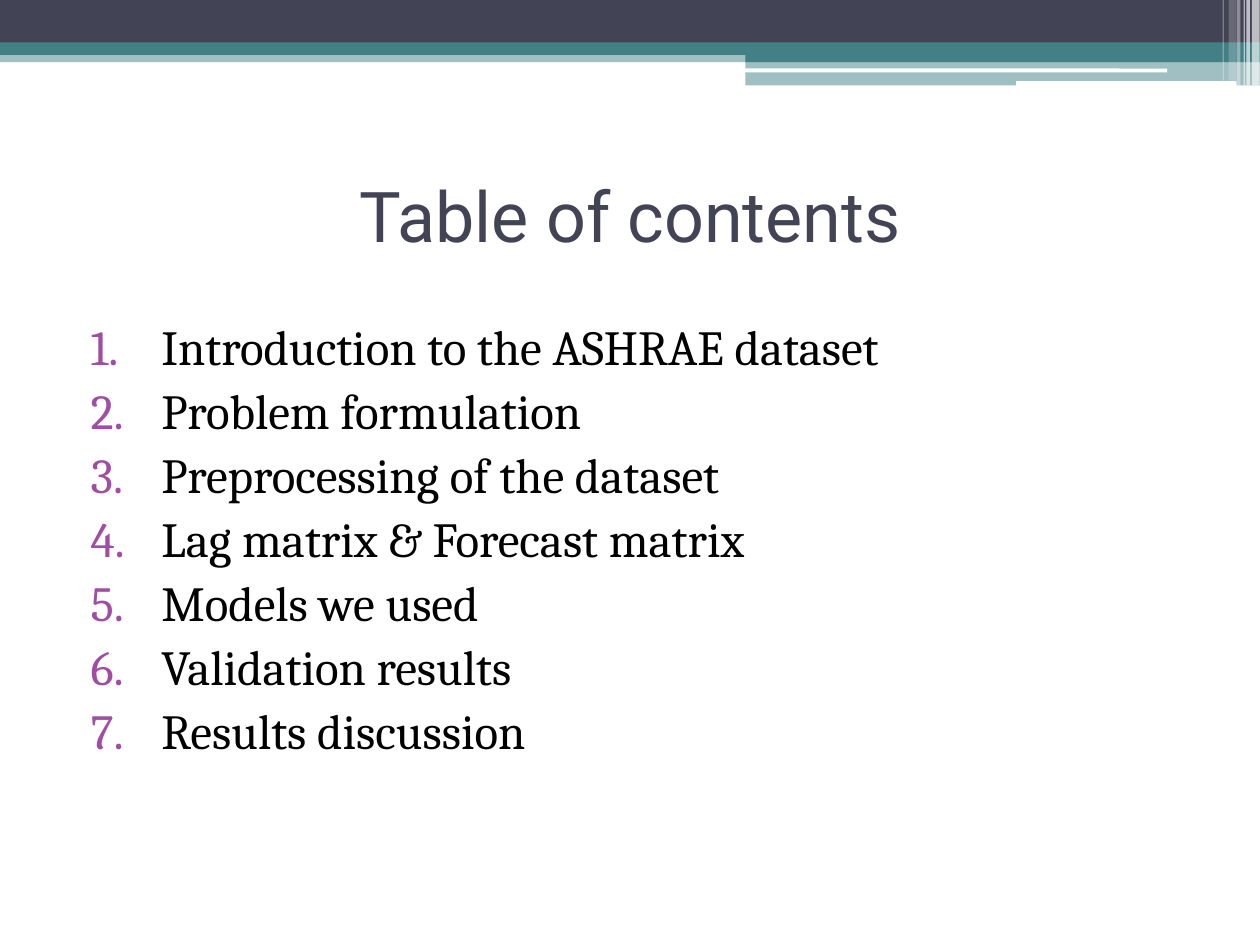
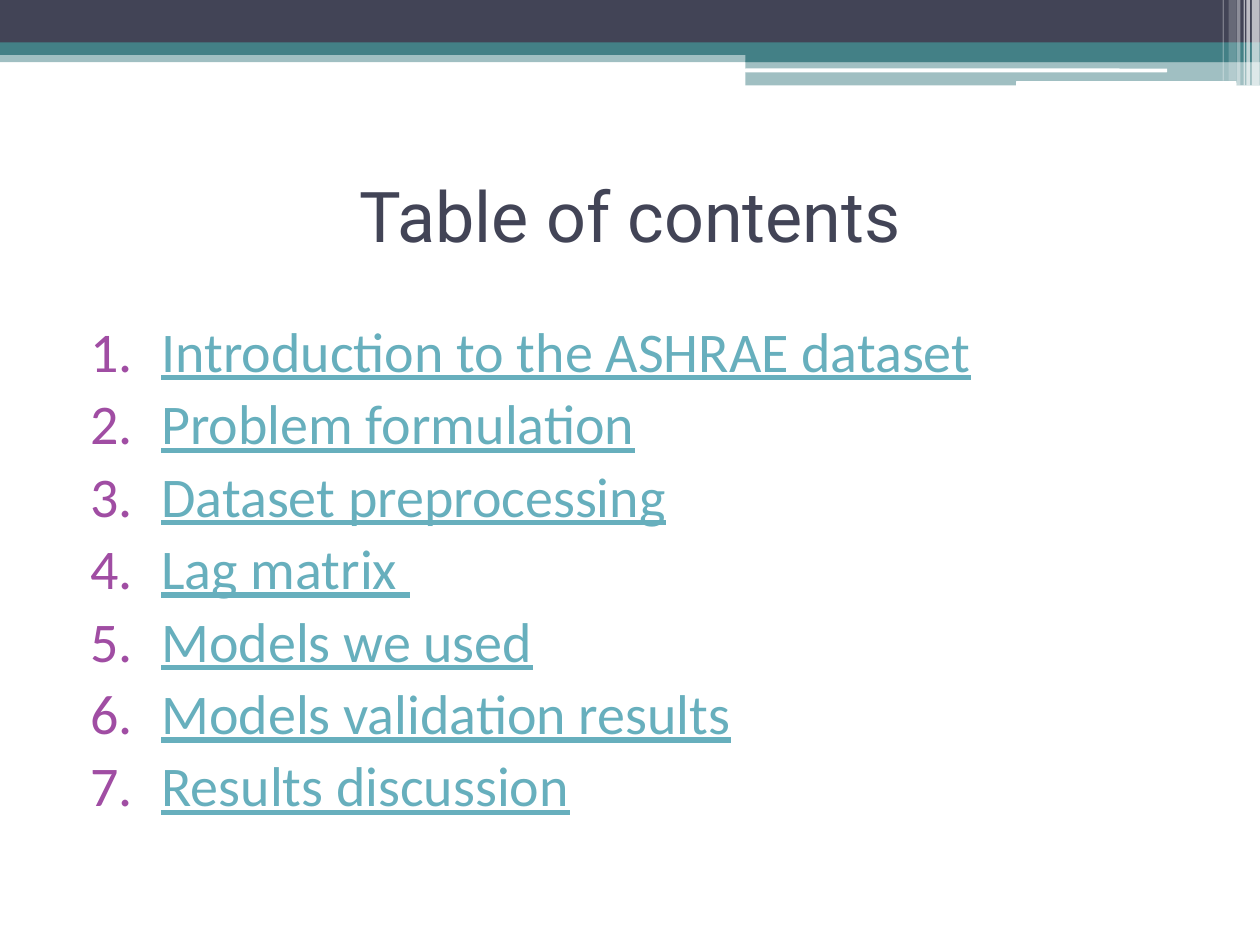
Before and after one commit to TarasKutsyk/ML-for-Automation-Project, a slide deck: slide 2 of Presentation ASHRAE.pptx. Drawn at 1260x945 pixels with LibreOffice and Linux fonts; fonts in the diff are those of the drawing. Boxes give left, top, right and bottom in pixels: in the first picture for what was removed or moved away, otherwise in the second. Text is boxed around its words. In the diff, an @@ line names an element or a change of style, - is before the commit and + after.

```diff
--- a/Presentation ASHRAE.pptx
+++ b/Presentation ASHRAE.pptx
@@ text at (161, 333, 970, 815): size 28 to 32 pt, font Cambria to Calibri, text colour #000000 to #67AFBD, underline on in "Introduction to the ASHRAE dataset", "Problem formulation", "Models we used", "Results discussion" @@
@@ text at (161, 478, 665, 599): text changed; size 28 to 32 pt; font Cambria to Calibri; text colour #000000 to #67AFBD @@
-3. Preprocessing of the dataset
-4. Lag matrix & Forecast matrix
+3. Dataset preprocessing
+4. Lag matrix
@@ text at (161, 695, 730, 743): text changed; size 28 to 32 pt; font Cambria to Calibri; text colour #000000 to #67AFBD @@
-6. Validation results
+6. Models validation results
```
Also in this commit, not shown: 11 other slides changed, 4 slides added, 2 slides removed, 2 other files.
